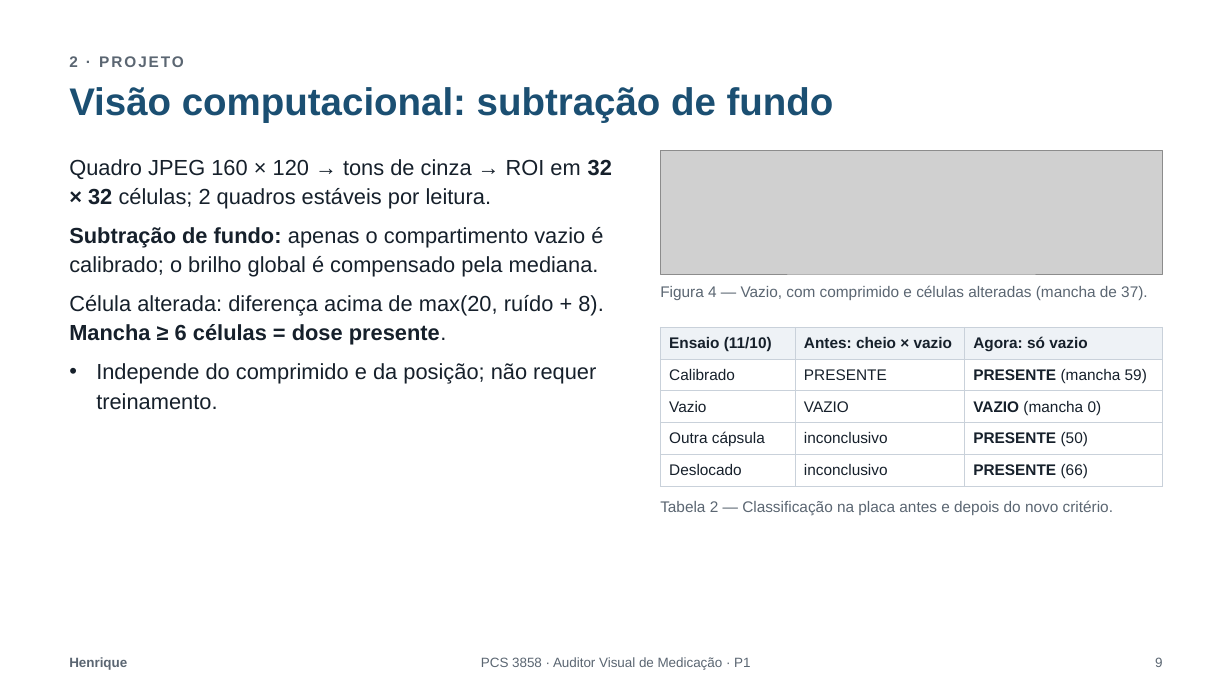
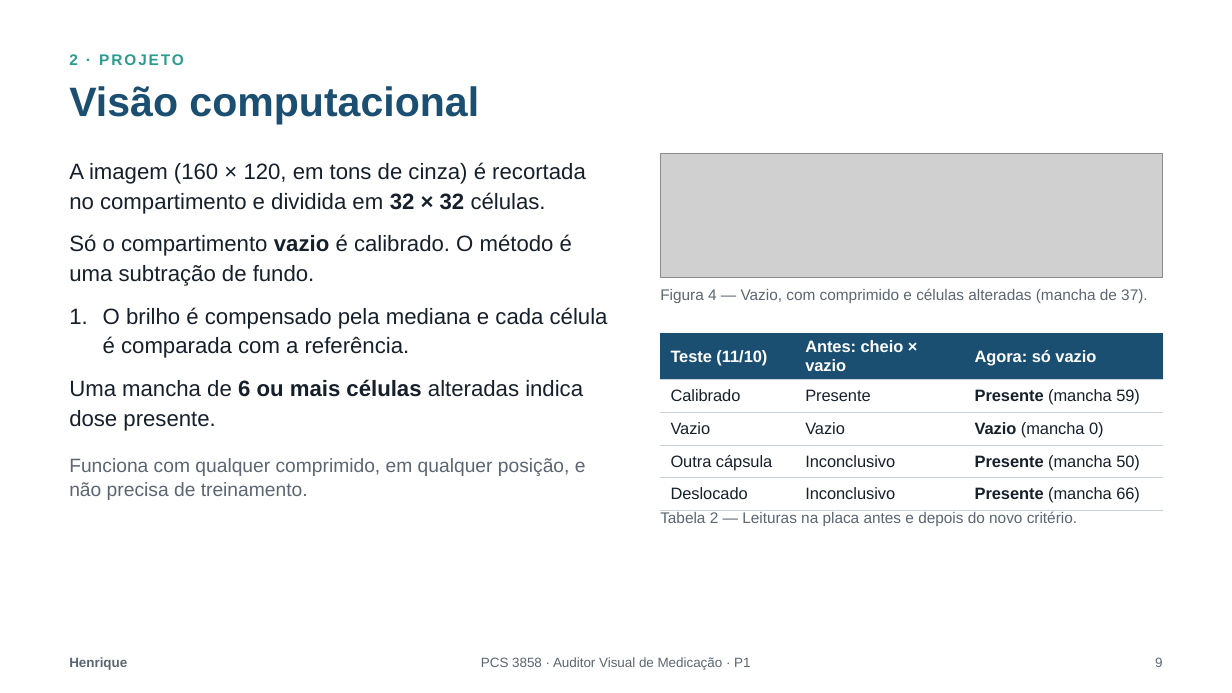
Before and after one commit to MurakamiHenrique/auditor-de-medicacao, a slide deck: slide 9 of Entrega-P1/Apresentacao_P1.pptx. Drawn at 1232x693 pixels with LibreOffice and Linux fonts; fonts in the diff are those of the drawing; grey boxes stand for pictures. Boxes give left, top, right and bottom in pixels: in the first picture for what was removed or moved away, otherwise in the second. Text is boxed around its words. In the diff, an @@ line names an element or a change of style, - is before the commit and + after.

```diff
--- a/Entrega-P1/Apresentacao_P1.pptx
+++ b/Entrega-P1/Apresentacao_P1.pptx
@@ text "2 · PROJETO" at (x1=69, y1=54, x2=184, y2=65): text colour #5B6672 to #2A9D8F @@
@@ title at (x1=69, y1=86, x2=479, y2=124): text changed; size 30 to 32 pt @@
-Visão computacional: subtração de fundo
+Visão computacional
@@ text at (x1=69, y1=162, x2=608, y2=500): text changed; size 17 to 17.2 pt @@
-• Quadro JPEG 160 × 120 → tons de cinza → ROI em 32 × 32 células; 2 quadros estáveis por leitura.
-• Subtração de fundo: apenas o compartimento vazio é calibrado; o brilho global é compensado pela mediana.
-• Célula alterada: diferença acima de max(20, ruído + 8). Mancha ≥ 6 células = dose presente.
-• Independe do comprimido e da posição; não requer treinamento.
+1. A imagem (160 × 120, em tons de cinza) é recortada no compartimento e dividida em 32 × 32 células.
+2. Só o compartimento vazio é calibrado. O método é uma subtração de fundo.
+3. O brilho é compensado pela mediana e cada célula é comparada com a referência.
+4. Uma mancha de 6 ou mais células alteradas indica dose presente.
+Funciona com qualquer comprimido, em qualquer posição, e não precisa de treinamento.
@@ picture moved from (x1=661, y1=150, x2=1164, y2=274) to (x1=661, y1=154, x2=1164, y2=278) @@
@@ table at (x1=661, y1=333, x2=1164, y2=507) @@
-row 1, column 1: Ensaio (11/10)
+row 1, column 1: Teste (11/10)
-row 2, column 2: PRESENTE
+row 2, column 2: Presente
-row 2, column 3: PRESENTE (mancha 59)
+row 2, column 3: Presente (mancha 59)
-row 3, column 2: VAZIO
+row 3, column 2: Vazio
-row 3, column 3: VAZIO (mancha 0)
+row 3, column 3: Vazio (mancha 0)
-row 4, column 2: inconclusivo
+row 4, column 2: Inconclusivo
-row 4, column 3: PRESENTE (50)
+row 4, column 3: Presente (mancha 50)
-row 5, column 2: inconclusivo
+row 5, column 2: Inconclusivo
-row 5, column 3: PRESENTE (66)
+row 5, column 3: Presente (mancha 66)
@@ fill #EEF2F6 to #1B4F72 in row 1 @@
@@ size 12 to 12.8 pt in "Antes: cheio × vazio", "Agora: só vazio", "Calibrado", "Vazio" and 2 more places @@
@@ text colour #16202B to #FFFFFF in "Antes: cheio × vazio", "Agora: só vazio" @@
@@ borders changed @@
@@ table resized from (x1=661, y1=327, x2=1164, y2=483) to (x1=661, y1=333, x2=1164, y2=507) @@
@@ text at (x1=660, y1=511, x2=1077, y2=526): text changed @@
-Tabela 2 — Classificação na placa antes e depois do novo critério.
+Tabela 2 — Leituras na placa antes e depois do novo critério.
```
Also in this commit, not shown: 11 other slides changed.
